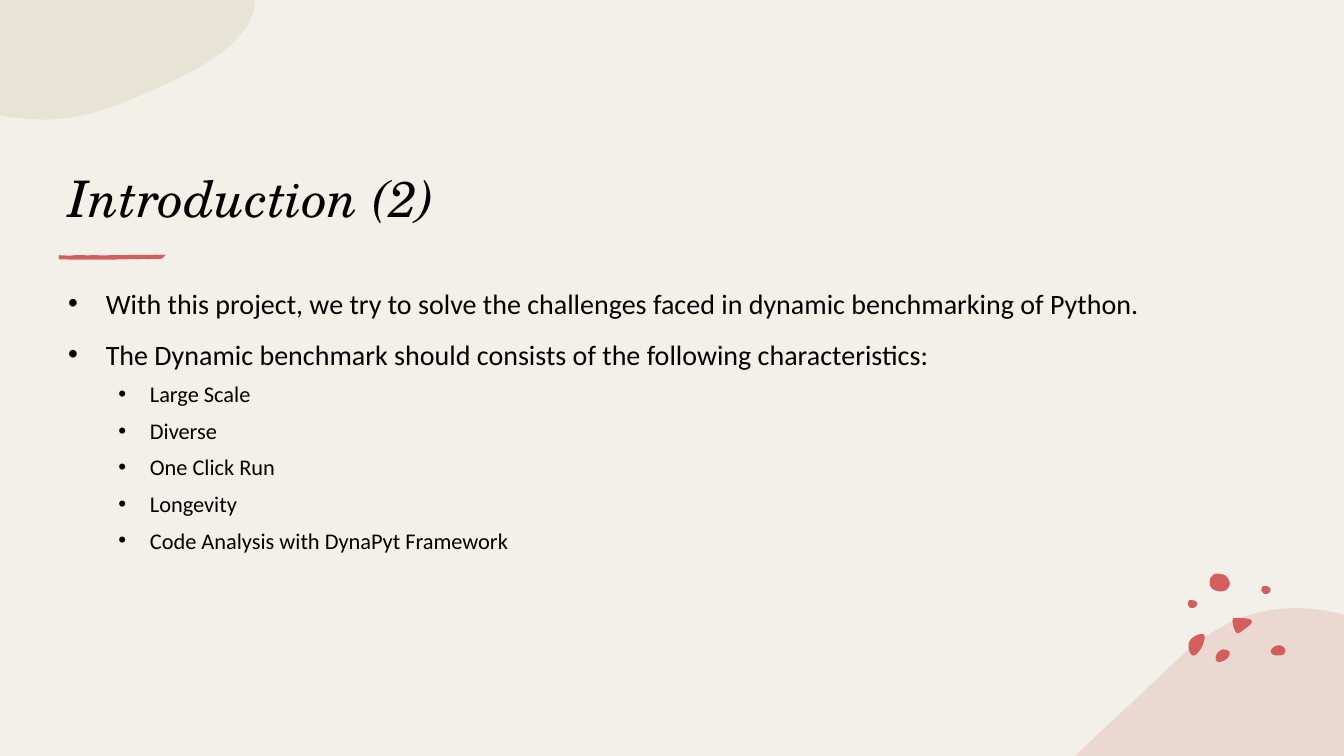
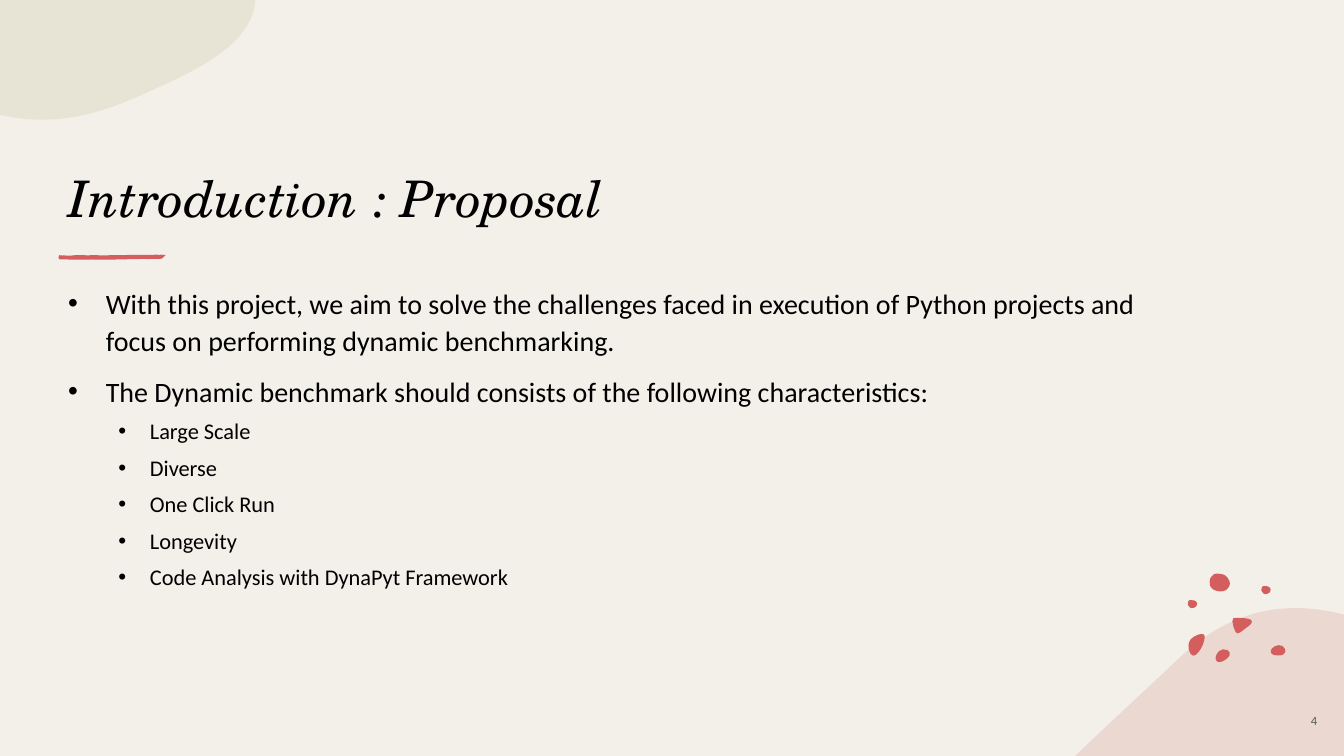
Before and after one commit to piyush-bajaj/DynamicPythonBenchmark, a slide deck: slide 4 of Kick-Off Presentation.pptx (slide 3 before the commit). Drawn at 1344x756 pixels with LibreOffice and Linux fonts; fonts in the diff are those of the drawing. Boxes give left, top, right and bottom in pixels: in the first picture for what was removed or moved away, otherwise in the second. Text is boxed around its words. In the diff, an @@ line names an element or a change of style, - is before the commit and + after.

```diff
--- a/Kick-Off Presentation.pptx
+++ b/Kick-Off Presentation.pptx
@@ title at bbox=[68, 180, 604, 228]: text changed @@
-Introduction (2)
+Introduction : Proposal
@@ text at bbox=[106, 294, 1134, 356]: text changed @@
-• With this project, we try to solve the challenges faced in dynamic benchmarking of Python.
+• With this project, we aim to solve the challenges faced in execution of Python projects and focus on performing dynamic benchmarking.
@@ page number added at bbox=[1311, 717, 1317, 725], 9 pt, text #595959 @@
+4
```
Also in this commit, not shown: 15 other slides changed, 1 slide added.
